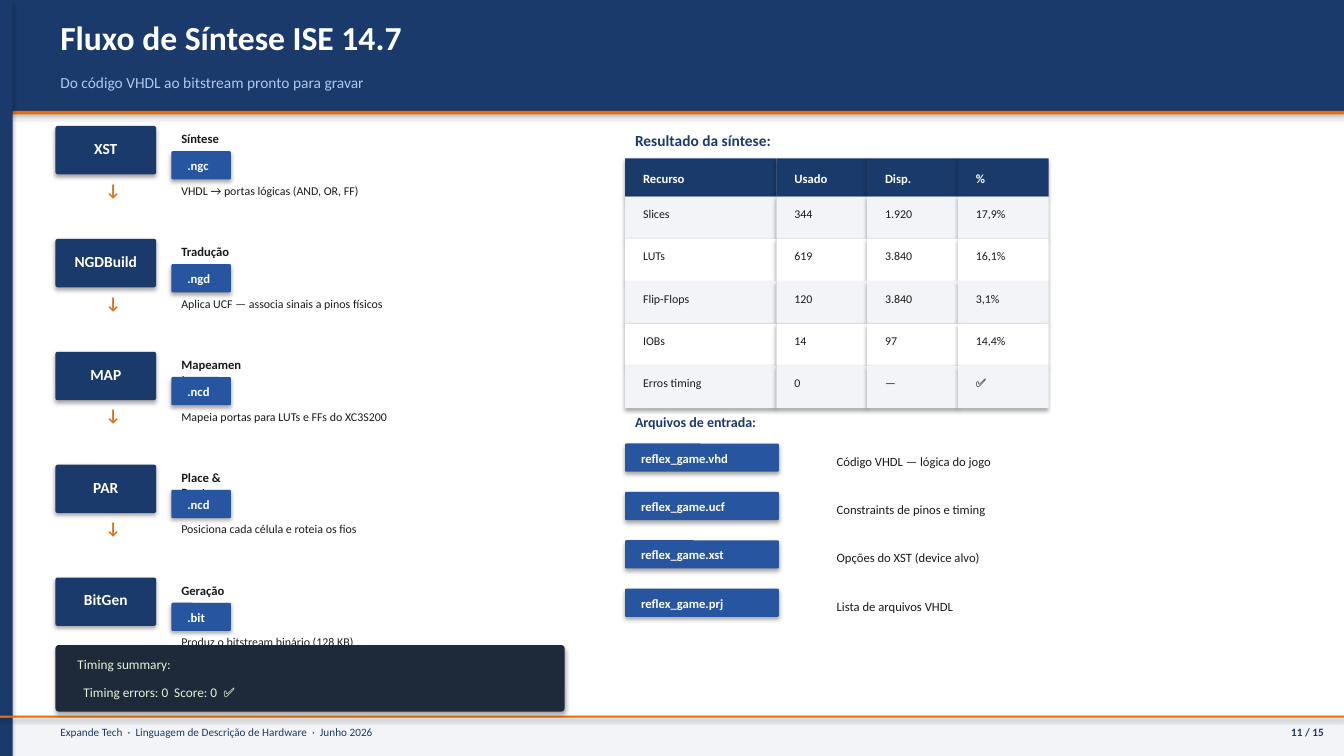
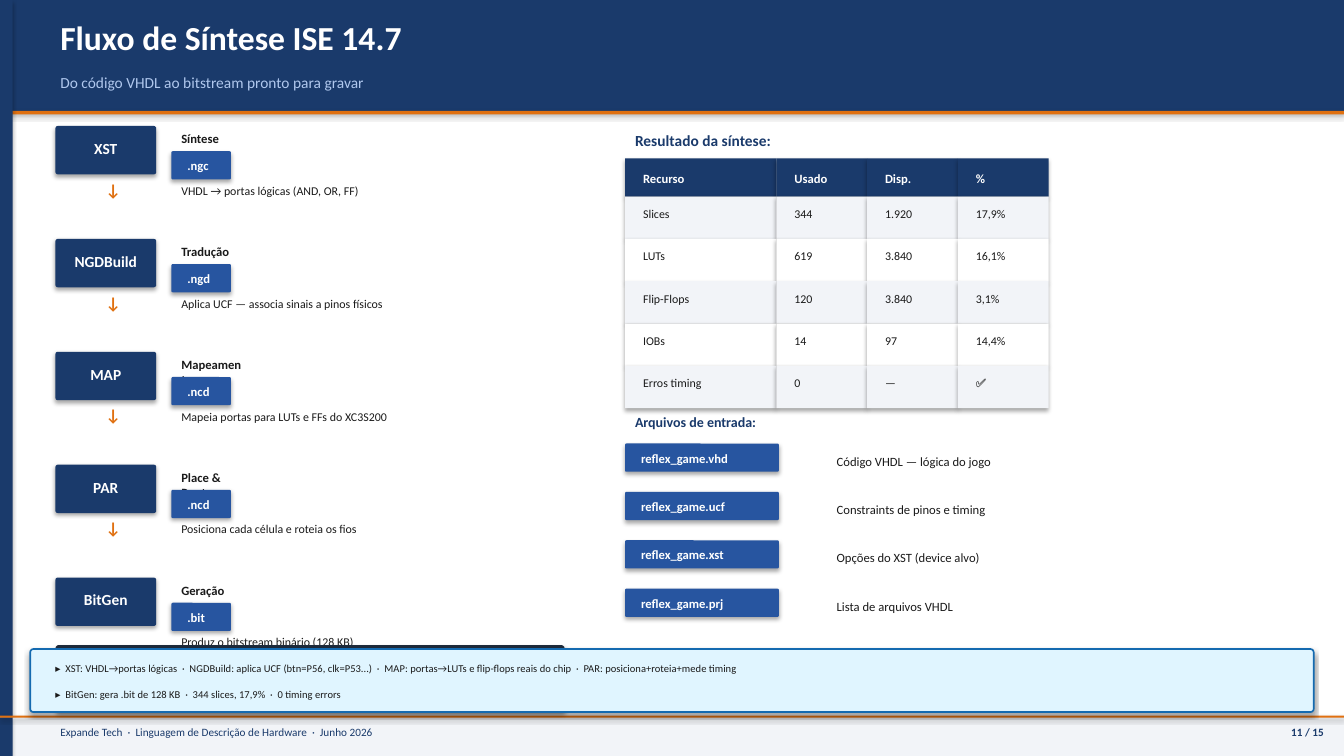
Before and after one commit to MaiconFonsecaHk/fpga-systems-lab, a slide deck: slide 11 of doc/trabalho_final/apresentar/apresentacao_jogo_reflexo.pptx. Drawn at 1344x756 pixels with LibreOffice and Linux fonts; fonts in the diff are those of the drawing. Boxes give left, top, right and bottom in pixels: in the first picture for what was removed or moved away, otherwise in the second. Text is boxed around its words. In the diff, an @@ line names an element or a change of style, - is before the commit and + after.

```diff
--- a/doc/trabalho_final/apresentar/apresentacao_jogo_reflexo.pptx
+++ b/doc/trabalho_final/apresentar/apresentacao_jogo_reflexo.pptx
@@ rounded rectangle added at (30,649,1314,712), fill #E0F5FF, outline #146AB0 1.2 pt @@
@@ text added at (65,664,736,674), 7.5 pt, text #1A1A1A @@
+▸ XST: VHDL→portas lógicas · NGDBuild: aplica UCF (btn=P56, clk=P53...) · MAP: portas→LUTs e flip-flops reais do chip · PAR: posiciona+roteia+mede timing
@@ text removed at (77,660,171,672) @@
-Timing summary:
@@ text removed at (83,688,217,700) @@
-Timing errors: 0 Score: 0 ✅
@@ text added at (65,690,341,700), 7.5 pt, text #1A1A1A @@
+▸ BitGen: gera .bit de 128 KB · 344 slices, 17,9% · 0 timing errors
```
Also in this commit, not shown: 4 other slides changed, 1 other file.
